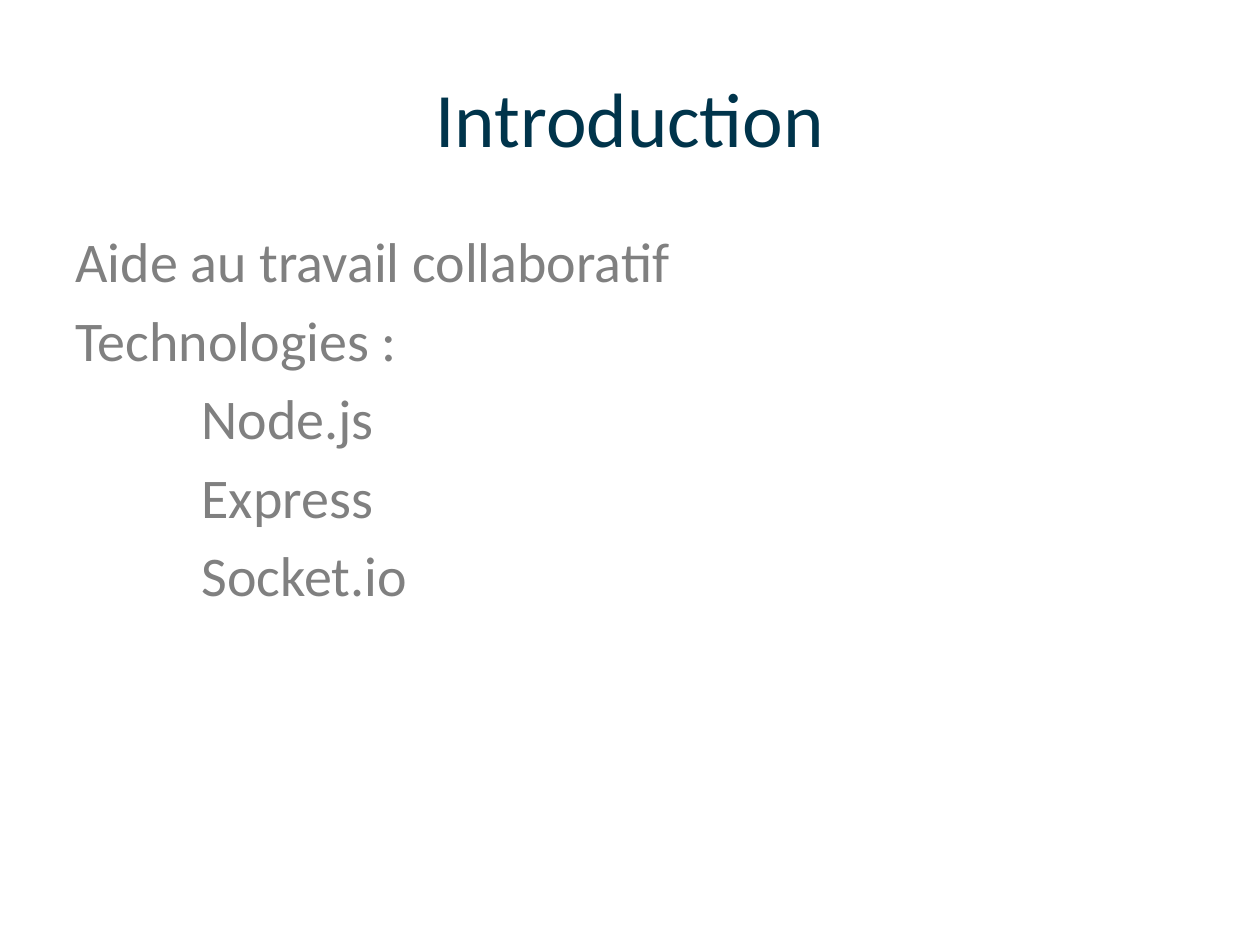
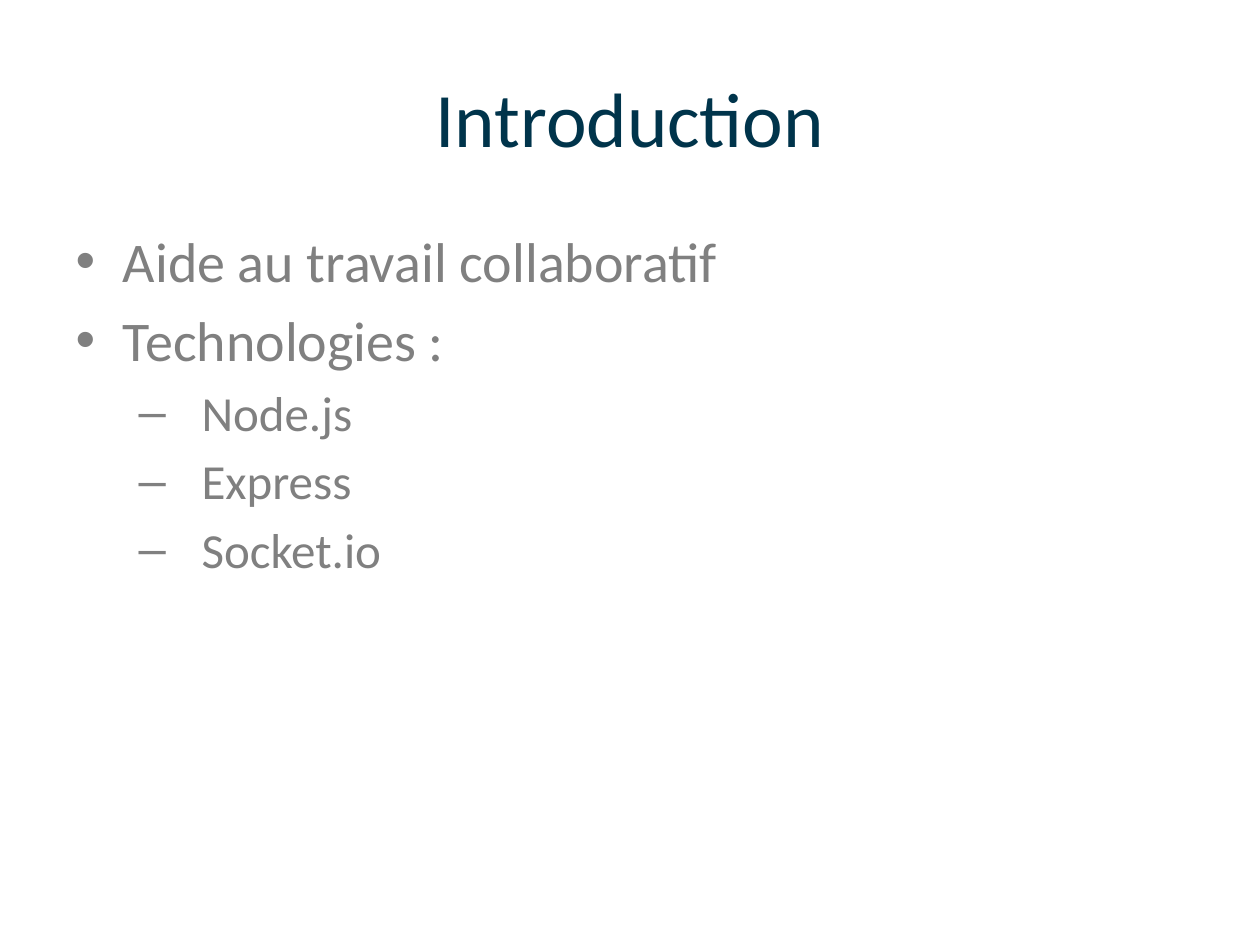
Before and after one commit to CuinierLena/OnlineSynergy, a slide deck: slide 3 of Présentation/Présentation.pptx. Drawn at 1260x945 pixels with LibreOffice and Linux fonts; fonts in the diff are those of the drawing; background and template pictures are left out. Boxes give left, top, right and bottom in pixels: in the first picture for what was removed or moved away, otherwise in the second. Text is boxed around its words. In the diff, an @@ line names an element or a change of style, - is before the commit and + after.

```diff
--- a/Présentation/Présentation.pptx
+++ b/Présentation/Présentation.pptx
@@ text "Aide au travail collaboratif" at [123, 243, 717, 569]: size 32 to 28 pt in "Node.js", "Express", "Socket.io"; bullet none to •; bullet none to –; list level 1 to 2 in "Node.js"; list level 1 to 2 in "Express"; list level 1 to 2 in "Socket.io" @@
```
Also in this commit, not shown: 7 other slides changed.
